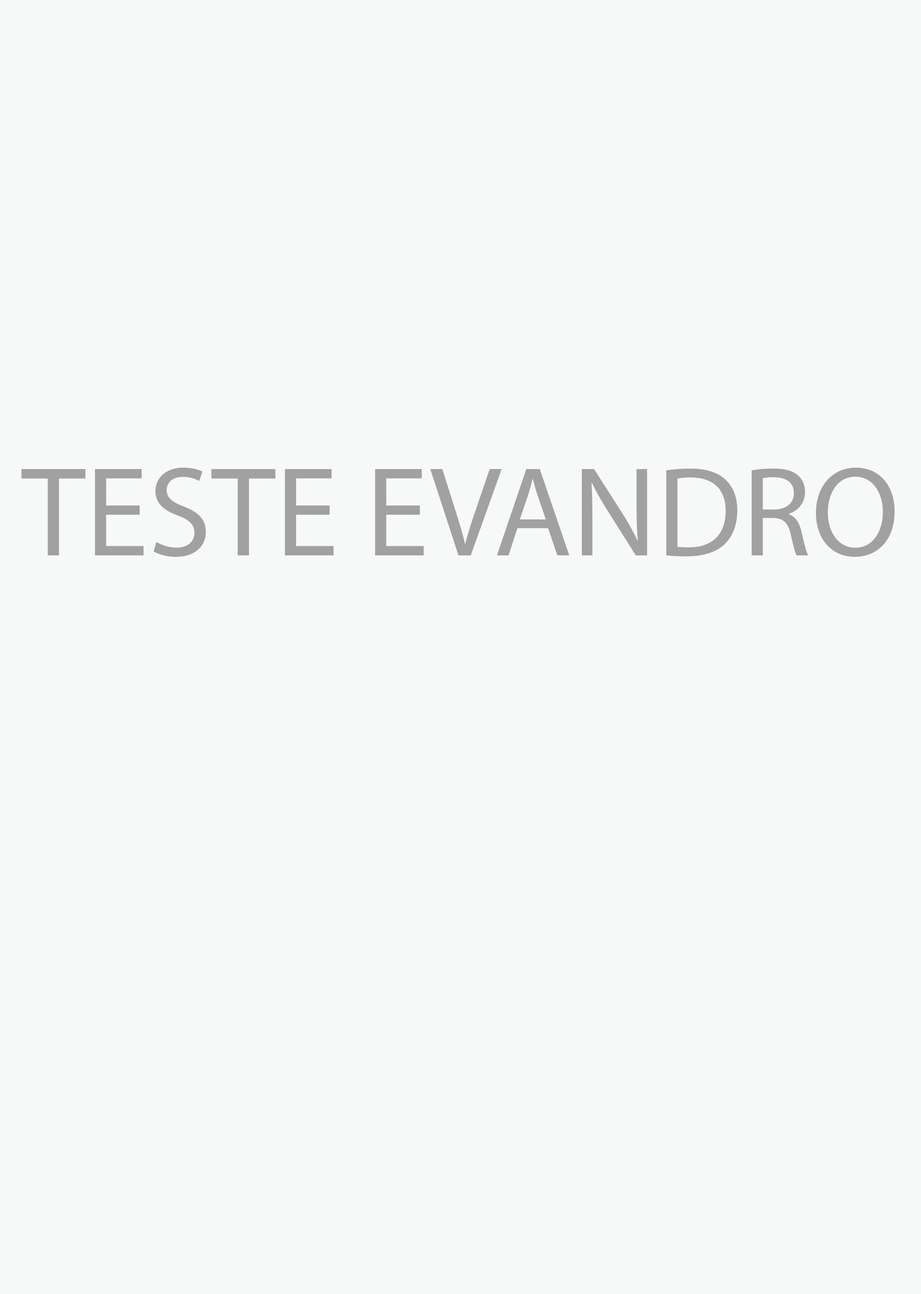
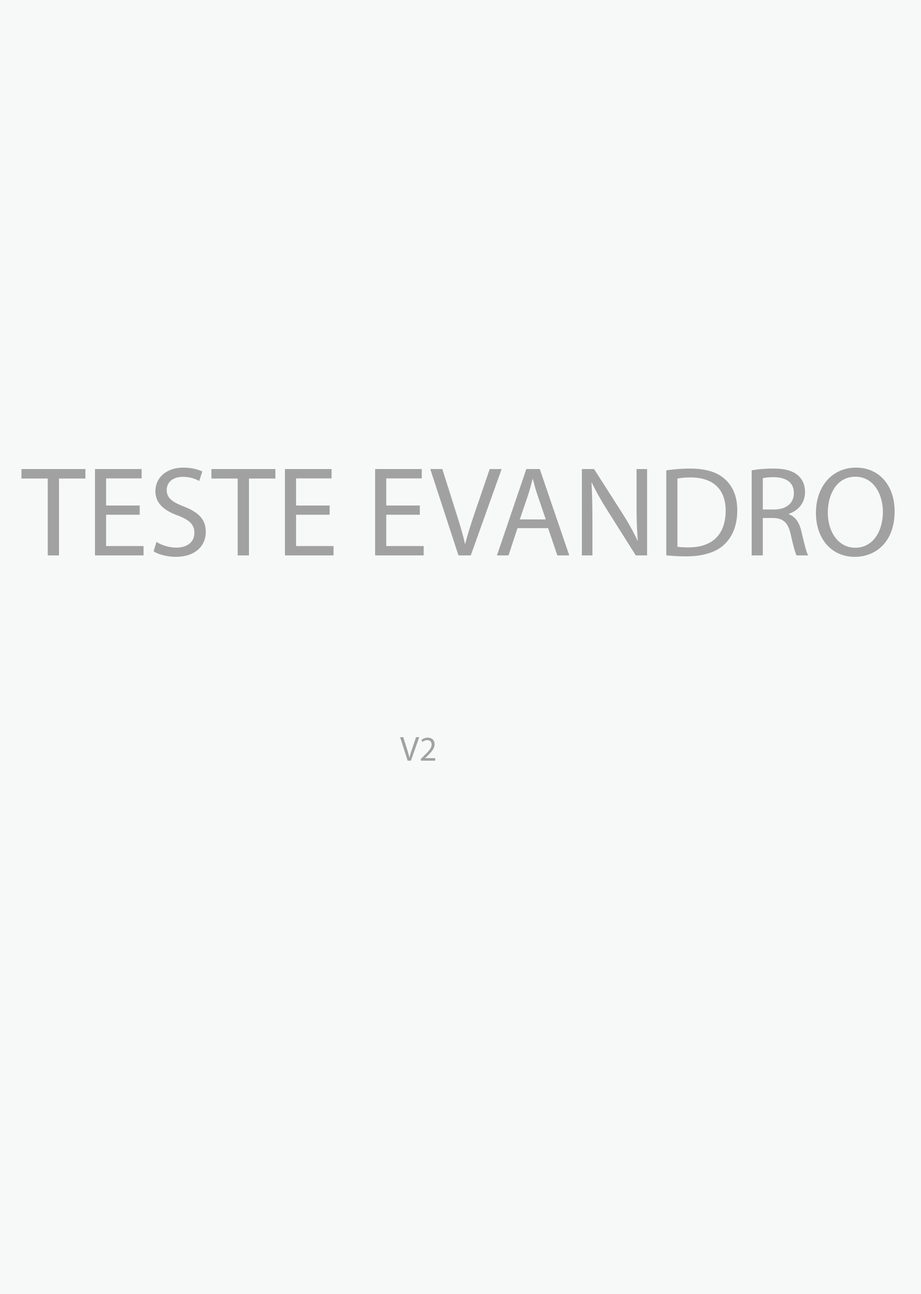
Layers edited between the first and the second (921, 1294) image:
added layer "V2" above "TESTE EVANDRO" over [399, 737, 436, 761]
